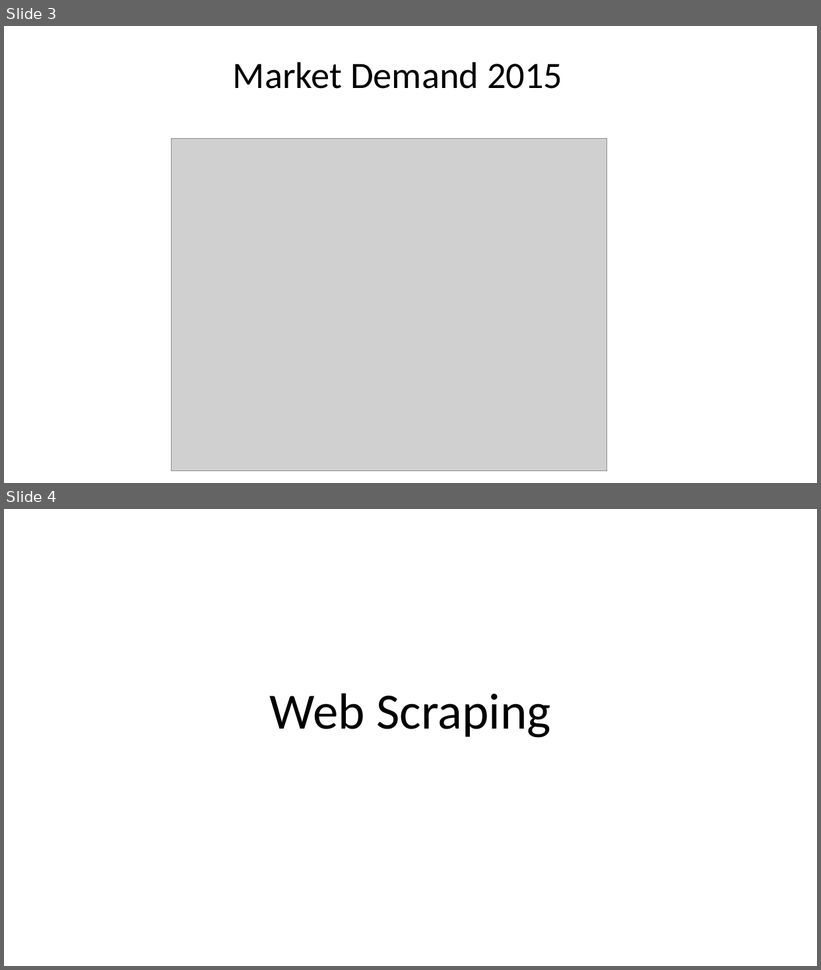
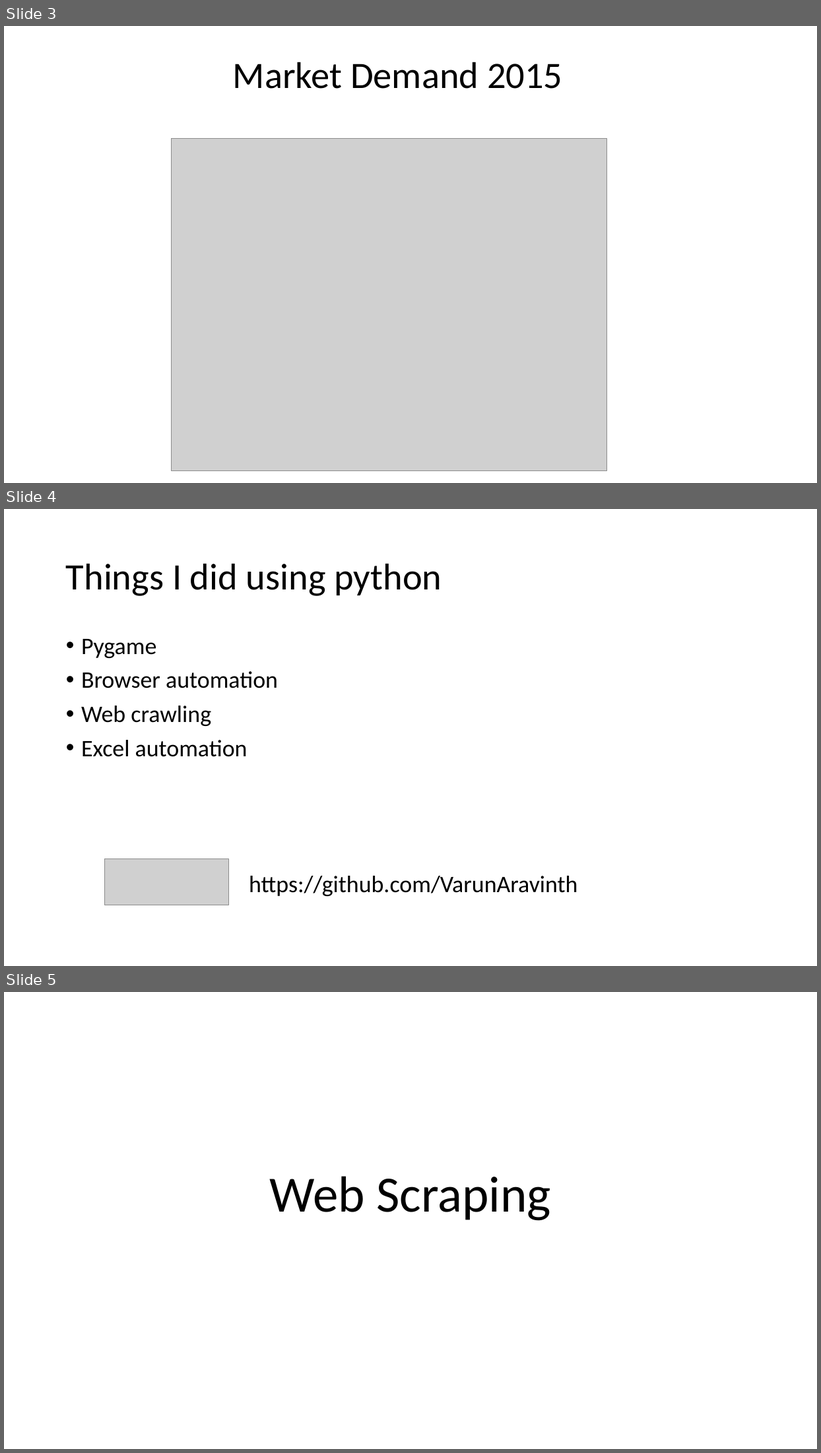
Before and after one commit to VarunAravinth/machine-learning-using-python, a slide deck: machine-learning-using-python/Machine Learning with Python.pptx. Shown one above the other, each under a label of ours: slides 3 and 4 before the commit, slides 3, 4 and 5 after it. The pictures are 821x970 and 821x1453 pixels, drawn with LibreOffice and Linux fonts; fonts in the diff are those of the drawing; grey boxes stand for pictures. Boxes give left, top, right and bottom in pixels: in the first picture for what was removed or moved away, otherwise in the second. Text is boxed around its words. In the diff, an @@ line names an element or a change of style, - is before the commit and + after.

```diff
--- a/machine-learning-using-python/Machine Learning with Python.pptx
+++ b/machine-learning-using-python/Machine Learning with Python.pptx
@@ slide 4 added at [4, 509, 817, 966], background #FFFFFF @@
@@ title added at [66, 563, 442, 596], 44 pt, text #000000 @@
+Things I did using python
@@ text added at [81, 639, 578, 896], 28 pt, text #000000 @@
+• Pygame
+• Browser automation
+• Web crawling
+• Excel automation
+https://github.com/VarunAravinth
@@ picture added at [104, 859, 229, 906] @@
@@ what was slide 4 is now slide 5 @@
```
Also in this commit, not shown: 3 other slides added.
